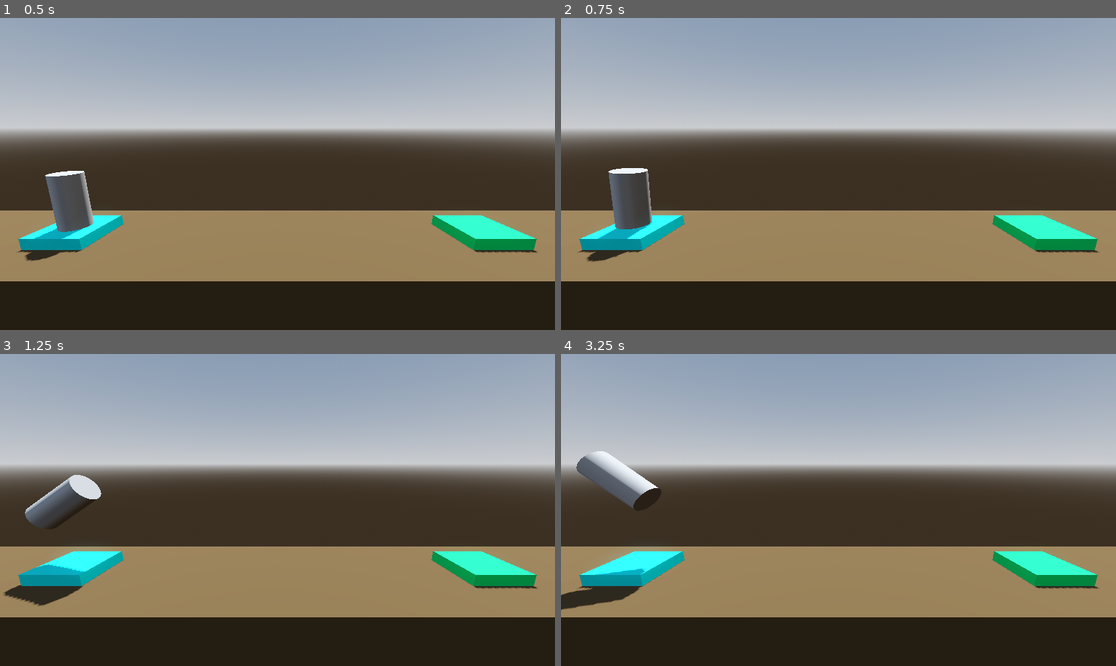
Above: before the commit, frames 1-4 (two rows, left to right).
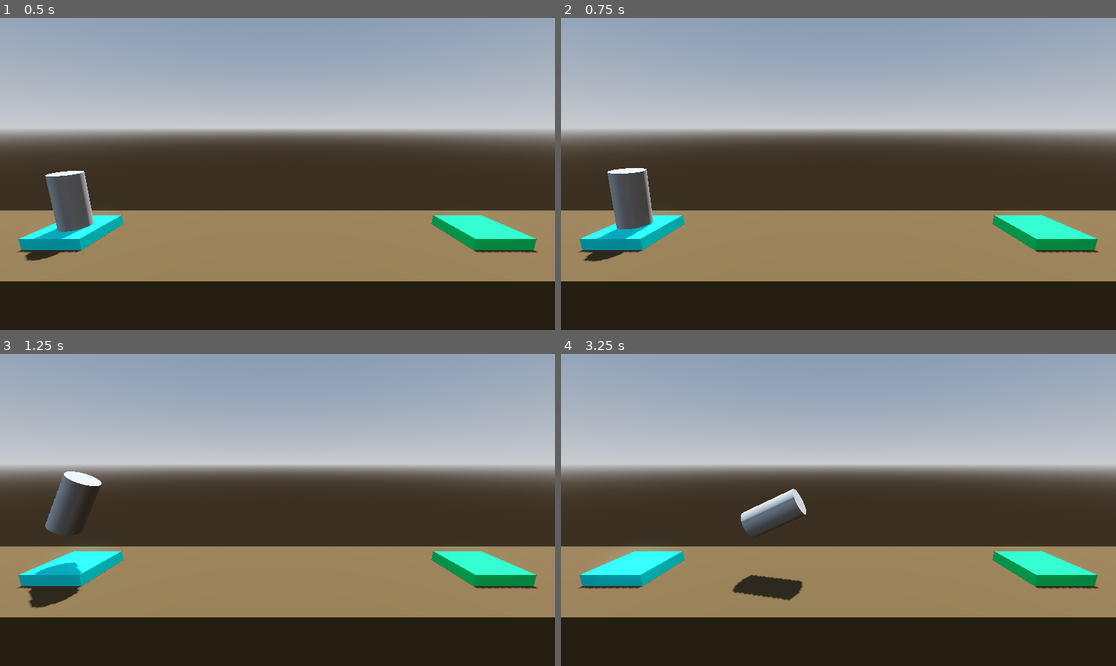
Above: after the commit, the same moments.

Repository: Tildozer/Boost
Game: Godot game, scene res://scenes/levels/level_1.tscn
Same seed, same stepped clock (60 frames per second), same inputs: the game is played once before the commit and once after it. Before the commit the project starts from res://scenes/level.tscn.
Inputs:
- Up to frame 1 (0.5 s): no input
- Up to frame 2 (0.75 s): tap Enter at 0.5 s; hold D (rotate_right) from 0.53 s (still down); hold Space (boost) from 0.53 s (still down)
- Up to frame 3 (1.25 s): keep holding D (rotate_right); keep holding Space (boost)
- Up to frame 4 (3.25 s): release D (rotate_right) at 1.28 s; release Space (boost) at 1.28 s; hold A (rotate_left) 1.28-2.03 s; tap Space (boost) at 1.35, 2.85 s; hold Space (boost) 2.03-2.78 s; hold D (rotate_right) from 2.03 s (still down)

Frame 1 is identical in both runs. In frame 2, 0.1% of the frame differs, in the area x 4-17%, y 48-78%; in frame 3, 1.5%; in frame 4, 3.5%, in the area x 0-45%, y 31-82%.

Commit message:
added two new levels with obstacles

Diff:
--- a/scenes/level.tscn
+++ b/scenes/levels/level_1.tscn
@@ -1,6 +1,7 @@
-[gd_scene load_steps=8 format=3 uid="uid://c5elxy06evgjy"]
+[gd_scene load_steps=9 format=3 uid="uid://c5elxy06evgjy"]
 
-[ext_resource type="PackedScene" uid="uid://bd0phqxxkb8h1" path="res://scenes/player.tscn" id="1_2q6dc"]
+[ext_resource type="Script" uid="uid://cxtbitoqm04ks" path="res://scripts/landing_pad.gd" id="1_6iamk"]
+[ext_resource type="PackedScene" uid="uid://bd0phqxxkb8h1" path="res://scenes/player.tscn" id="2_nsrm0"]
 
 [sub_resource type="ProceduralSkyMaterial" id="ProceduralSkyMaterial_rd3vj"]
 sky_horizon_color = Color(0.662243, 0.671743, 0.686743, 1)
@@ -50,10 +51,12 @@
 use_collision = true
 size = Vector3(2, 0.4, 2)
 material = SubResource("StandardMaterial3D_w7c3h")
+script = ExtResource("1_6iamk")
+file_path = "uid://ds2fyaiqr1ee0"
 
 [node name="Camera3D" type="Camera3D" parent="."]
 transform = Transform3D(1, 0, 0, 0, 0.978148, 0.207912, 0, -0.207912, 0.978148, 0, 3.965, 7.52)
 fov = 71.3834
 
-[node name="player" parent="." instance=ExtResource("1_2q6dc")]
+[node name="player" parent="." instance=ExtResource("2_nsrm0")]
 transform = Transform3D(1, 0, 0, 0, 1, 0, 0, 0, 1, -7.5, 0.2, 0)
--- /dev/null
+++ b/scenes/levels/level_2.tscn
@@ -0,0 +1,71 @@
+[gd_scene load_steps=10 format=3 uid="uid://ds2fyaiqr1ee0"]
+
+[ext_resource type="Script" uid="uid://cxtbitoqm04ks" path="res://scripts/landing_pad.gd" id="1_g2h2n"]
+[ext_resource type="PackedScene" uid="uid://bd0phqxxkb8h1" path="res://scenes/player.tscn" id="2_ra442"]
+
+[sub_resource type="ProceduralSkyMaterial" id="ProceduralSkyMaterial_rd3vj"]
+sky_horizon_color = Color(0.662243, 0.671743, 0.686743, 1)
+ground_horizon_color = Color(0.662243, 0.671743, 0.686743, 1)
+
+[sub_resource type="Sky" id="Sky_2q6dc"]
+sky_material = SubResource("ProceduralSkyMaterial_rd3vj")
+
+[sub_resource type="Environment" id="Environment_w7c3h"]
+background_mode = 2
+sky = SubResource("Sky_2q6dc")
+tonemap_mode = 2
+glow_enabled = true
+
+[sub_resource type="StandardMaterial3D" id="StandardMaterial3D_rd3vj"]
+albedo_color = Color(0.30506, 0.230321, 0.123477, 1)
+
+[sub_resource type="StandardMaterial3D" id="StandardMaterial3D_nos0u"]
+albedo_color = Color(1, 0, 1, 1)
+
+[sub_resource type="StandardMaterial3D" id="StandardMaterial3D_2q6dc"]
+albedo_color = Color(8.66354e-06, 0.860988, 0.860988, 1)
+
+[sub_resource type="StandardMaterial3D" id="StandardMaterial3D_w7c3h"]
+albedo_color = Color(4.28364e-06, 0.832985, 0.390684, 1)
+
+[node name="level" type="Node3D"]
+
+[node name="WorldEnvironment" type="WorldEnvironment" parent="."]
+environment = SubResource("Environment_w7c3h")
+
+[node name="DirectionalLight3D" type="DirectionalLight3D" parent="."]
+transform = Transform3D(-0.836514, -0.547671, 0.0173379, -0.224143, 0.370888, 0.901222, -0.500003, 0.749999, -0.43301, 0, 10, 0)
+shadow_enabled = true
+
+[node name="Floor" type="CSGBox3D" parent="." groups=["obstacle"]]
+transform = Transform3D(1, 0, 0, 0, 1, 0, 0, 0, 1, 0, -4, 0)
+use_collision = true
+size = Vector3(30, 8, 5)
+material = SubResource("StandardMaterial3D_rd3vj")
+
+[node name="obstacle" type="CSGBox3D" parent="." groups=["obstacle"]]
+transform = Transform3D(1, 0, 0, 0, 1, 0, 0, 0, 1, 0, 1.5, 0)
+use_collision = true
+size = Vector3(3, 1.27783, 5)
+material = SubResource("StandardMaterial3D_nos0u")
+
+[node name="launchPad" type="CSGBox3D" parent="."]
+transform = Transform3D(1, 0, 0, 0, 1, 0, 0, 0, 1, -7.5, 0.2, 0)
+use_collision = true
+size = Vector3(2, 0.4, 2)
+material = SubResource("StandardMaterial3D_2q6dc")
+
+[node name="landingPad" type="CSGBox3D" parent="." groups=["goal"]]
+transform = Transform3D(1, 0, 0, 0, 1, 0, 0, 0, 1, 7.5, 0.2, 0)
+use_collision = true
+size = Vector3(2, 0.4, 2)
+material = SubResource("StandardMaterial3D_w7c3h")
+script = ExtResource("1_g2h2n")
+file_path = "uid://du6n1nm11b0qs"
+
+[node name="Camera3D" type="Camera3D" parent="."]
+transform = Transform3D(1, 0, 0, 0, 0.978148, 0.207912, 0, -0.207912, 0.978148, 0, 3.965, 7.52)
+fov = 71.3834
+
+[node name="player" parent="." instance=ExtResource("2_ra442")]
+transform = Transform3D(1, 0, 0, 0, 1, 0, 0, 0, 1, -7.5, 0.2, 0)
--- /dev/null
+++ b/scenes/levels/level_3.tscn
@@ -0,0 +1,77 @@
+[gd_scene load_steps=10 format=3 uid="uid://du6n1nm11b0qs"]
+
+[ext_resource type="Script" uid="uid://cxtbitoqm04ks" path="res://scripts/landing_pad.gd" id="1_44gv1"]
+[ext_resource type="PackedScene" uid="uid://bd0phqxxkb8h1" path="res://scenes/player.tscn" id="2_0ljxa"]
+
+[sub_resource type="ProceduralSkyMaterial" id="ProceduralSkyMaterial_rd3vj"]
+sky_horizon_color = Color(0.662243, 0.671743, 0.686743, 1)
+ground_horizon_color = Color(0.662243, 0.671743, 0.686743, 1)
+
+[sub_resource type="Sky" id="Sky_2q6dc"]
+sky_material = SubResource("ProceduralSkyMaterial_rd3vj")
+
+[sub_resource type="Environment" id="Environment_w7c3h"]
+background_mode = 2
+sky = SubResource("Sky_2q6dc")
+tonemap_mode = 2
+glow_enabled = true
+
+[sub_resource type="StandardMaterial3D" id="StandardMaterial3D_rd3vj"]
+albedo_color = Color(0.30506, 0.230321, 0.123477, 1)
+
+[sub_resource type="StandardMaterial3D" id="StandardMaterial3D_nos0u"]
+albedo_color = Color(1, 0, 1, 1)
+
+[sub_resource type="StandardMaterial3D" id="StandardMaterial3D_2q6dc"]
+albedo_color = Color(8.66354e-06, 0.860988, 0.860988, 1)
+
+[sub_resource type="StandardMaterial3D" id="StandardMaterial3D_w7c3h"]
+albedo_color = Color(4.28364e-06, 0.832985, 0.390684, 1)
+
+[node name="level" type="Node3D"]
+
+[node name="WorldEnvironment" type="WorldEnvironment" parent="."]
+environment = SubResource("Environment_w7c3h")
+
+[node name="DirectionalLight3D" type="DirectionalLight3D" parent="."]
+transform = Transform3D(-0.836514, -0.547671, 0.0173379, -0.224143, 0.370888, 0.901222, -0.500003, 0.749999, -0.43301, 0, 10, 0)
+shadow_enabled = true
+
+[node name="Floor" type="CSGBox3D" parent="." groups=["obstacle"]]
+transform = Transform3D(1, 0, 0, 0, 1, 0, 0, 0, 1, 0, -4, 0)
+use_collision = true
+size = Vector3(30, 8, 5)
+material = SubResource("StandardMaterial3D_rd3vj")
+
+[node name="first_obstacle" type="CSGBox3D" parent="." groups=["obstacle"]]
+transform = Transform3D(1, 0, 0, 0, 1, 0, 0, 0, 1, -3.5, 1.5, 0)
+use_collision = true
+size = Vector3(2, 3, 5)
+material = SubResource("StandardMaterial3D_nos0u")
+
+[node name="second_obstacle" type="CSGBox3D" parent="." groups=["obstacle"]]
+transform = Transform3D(1, 0, 0, 0, 1, 0, 0, 0, 1, 3.5, 6.5, 0)
+use_collision = true
+size = Vector3(2, 4, 5)
+material = SubResource("StandardMaterial3D_nos0u")
+
+[node name="launchPad" type="CSGBox3D" parent="."]
+transform = Transform3D(1, 0, 0, 0, 1, 0, 0, 0, 1, -7.5, 0.2, 0)
+use_collision = true
+size = Vector3(2, 0.4, 2)
+material = SubResource("StandardMaterial3D_2q6dc")
+
+[node name="landingPad" type="CSGBox3D" parent="." groups=["goal"]]
+transform = Transform3D(1, 0, 0, 0, 1, 0, 0, 0, 1, 7.5, 0.2, 0)
+use_collision = true
+size = Vector3(2, 0.4, 2)
+material = SubResource("StandardMaterial3D_w7c3h")
+script = ExtResource("1_44gv1")
+file_path = "uid://c5elxy06evgjy"
+
+[node name="Camera3D" type="Camera3D" parent="."]
+transform = Transform3D(1, 0, 0, 0, 0.978148, 0.207912, 0, -0.207912, 0.978148, 0, 3.965, 7.52)
+fov = 71.3834
+
+[node name="player" parent="." instance=ExtResource("2_0ljxa")]
+transform = Transform3D(1, 0, 0, 0, 1, 0, 0, 0, 1, -7.5, 0.2, 0)
--- a/scenes/player.tscn
+++ b/scenes/player.tscn
@@ -7,16 +7,14 @@
 [sub_resource type="CylinderShape3D" id="CylinderShape3D_3vyb7"]
 
 [node name="player" type="RigidBody3D"]
-transform = Transform3D(1, 0, 0, 0, 1, 0, 0, 0, 1, 0.0220155, -0.0284574, 0.00245047)
 axis_lock_linear_z = true
 axis_lock_angular_x = true
 axis_lock_angular_y = true
 contact_monitor = true
-max_contacts_reported = 10
+max_contacts_reported = 1
 linear_damp = 1.0
 angular_damp = 3.0
 script = ExtResource("1_3vyb7")
-torque_thrust = 200.0
 
 [node name="MeshInstance3D" type="MeshInstance3D" parent="."]
 transform = Transform3D(1, 0, 0, 0, 1, 0, 0, 0, 1, 0, 1, 0)
--- /dev/null
+++ b/scripts/landing_pad.gd
@@ -0,0 +1,3 @@
+extends CSGBox3D
+
+@export_file("*.tscn") var file_path
--- a/scripts/player.gd
+++ b/scripts/player.gd
@@ -1,7 +1,4 @@
 extends RigidBody3D
-
-# basis helps determin what is up based on the scences(player) rotation
-var local_up: Vector3 = basis.y
 
 ## How much verticle force is applied when moving
 @export_range(100.0, 5000.0) var thrust: float = 1000.0
@@ -11,7 +8,7 @@
 
 func _process(delta: float) -> void:
 	if Input.is_action_pressed("boost"):
-		apply_central_force(local_up * delta * thrust)
+		apply_central_force(basis.y * delta * thrust)
 
 	if Input.is_action_pressed("rotate_left"):
 		apply_torque(Vector3(0.0, 0.0, torque_thrust * delta))
@@ -21,8 +18,15 @@
 
 
 func _on_body_entered(body: Node) -> void:
-	#print(body.name)
 	if "goal" in body.get_groups():
-		print("you win")
+		call_deferred("complete_level", body.file_path)
 	if "obstacle" in body.get_groups():
-		print("you lose")
+		crash_sequence()
+
+func crash_sequence() -> void:
+	print("kaboom")
+	get_tree().call_deferred("reload_current_scene")
+
+func complete_level(next_level_file: String) -> void:
+	print("you win")
+	get_tree().change_scene_to_file(next_level_file)
Not shown, added: scripts/landing_pad.gd.uid
